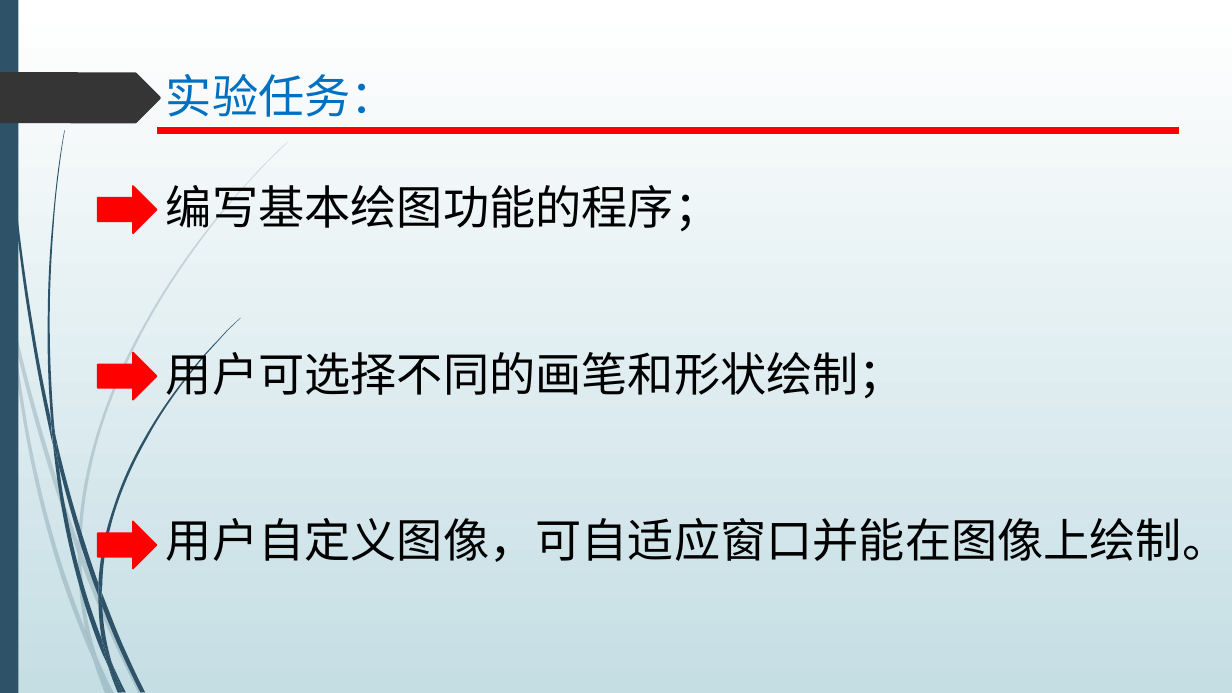
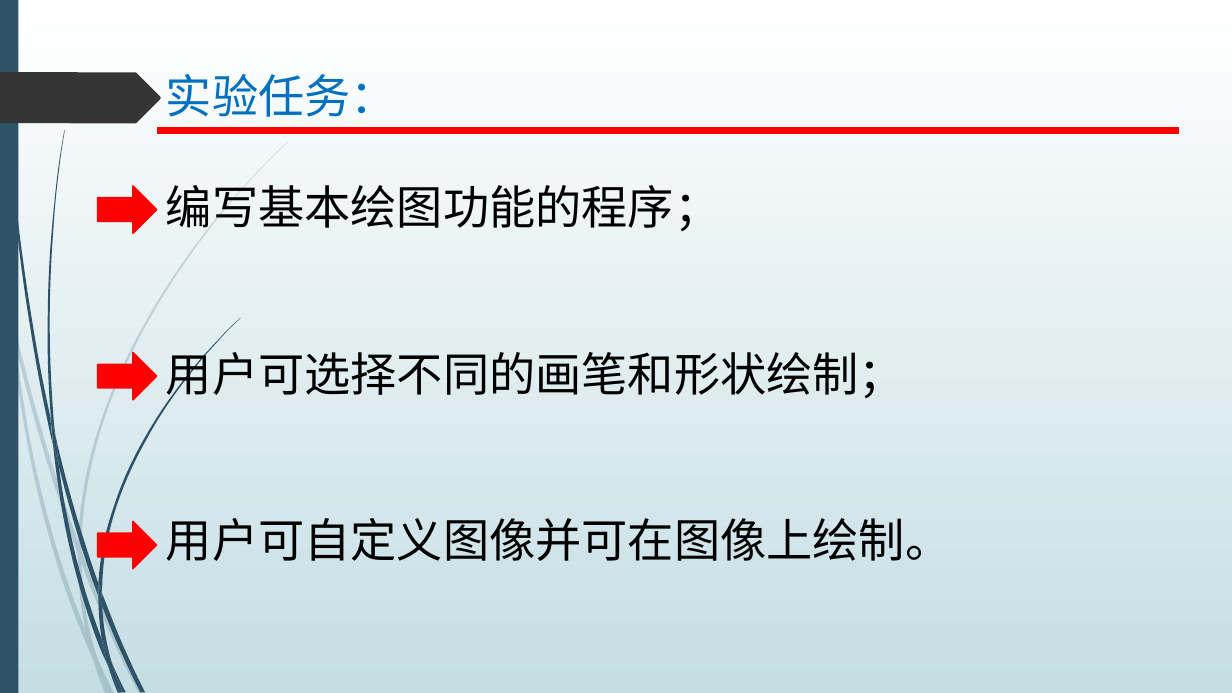
Before and after one commit to halosing/0210, a slide deck: slide 2 of lab02/1403160210_csm_窗口、控件及基本绘图.pptx. Drawn at 1232x693 pixels with LibreOffice and Linux fonts; fonts in the diff are those of the drawing. Boxes give left, top, right and bottom in pixels: in the first picture for what was removed or moved away, otherwise in the second. Text is boxed around its words. In the diff, an @@ line names an element or a change of style, - is before the commit and + after.

```diff
--- a/lab02/1403160210_csm_窗口、控件及基本绘图.pptx
+++ b/lab02/1403160210_csm_窗口、控件及基本绘图.pptx
@@ title at [166,74,951,561]: text changed @@
-实验任务：
-编写基本绘图功能的程序；
-用户可选择不同的画笔和形状绘制；
-用户自定义图像，可自适应窗口并能在图像上绘制。
+实验任务：
+编写基本绘图功能的程序；
+用户可选择不同的画笔和形状绘制；
+用户可自定义图像并可在图像上绘制。
```
Also in this commit, not shown: 2 other slides changed, 16 other files.
